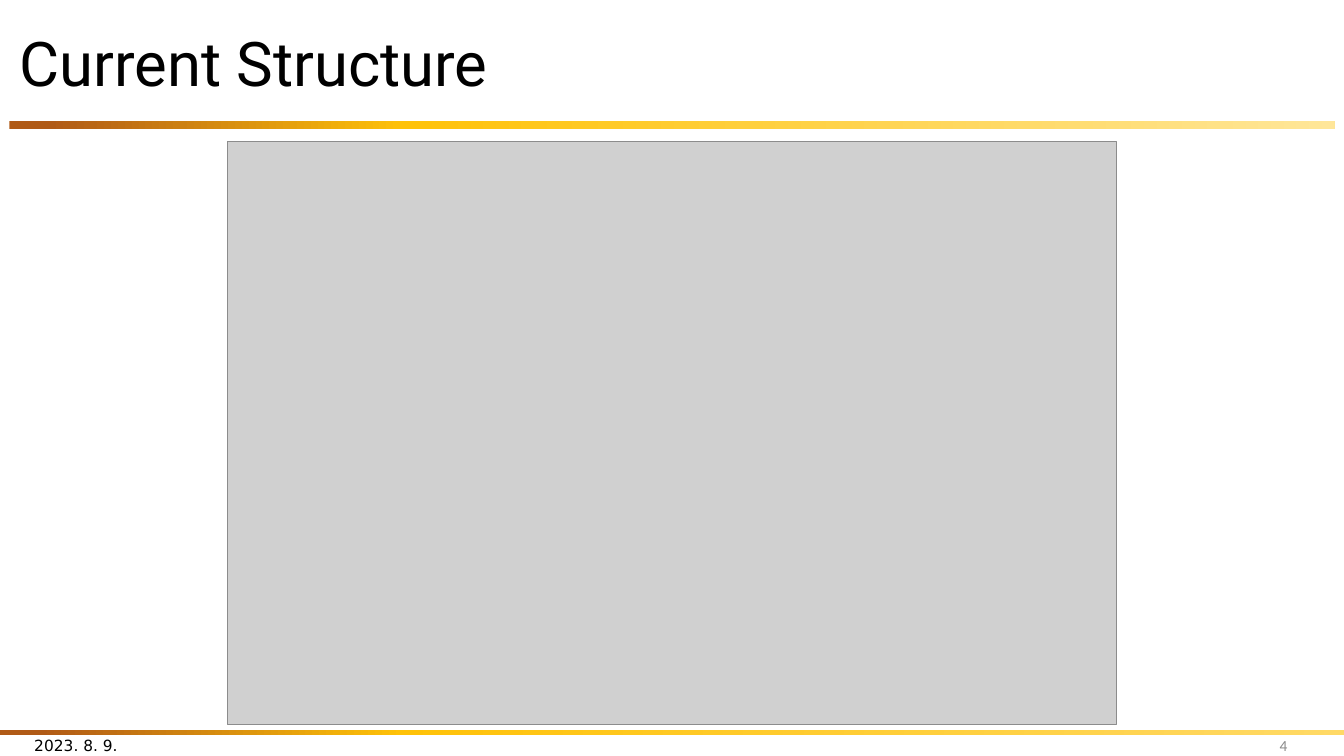
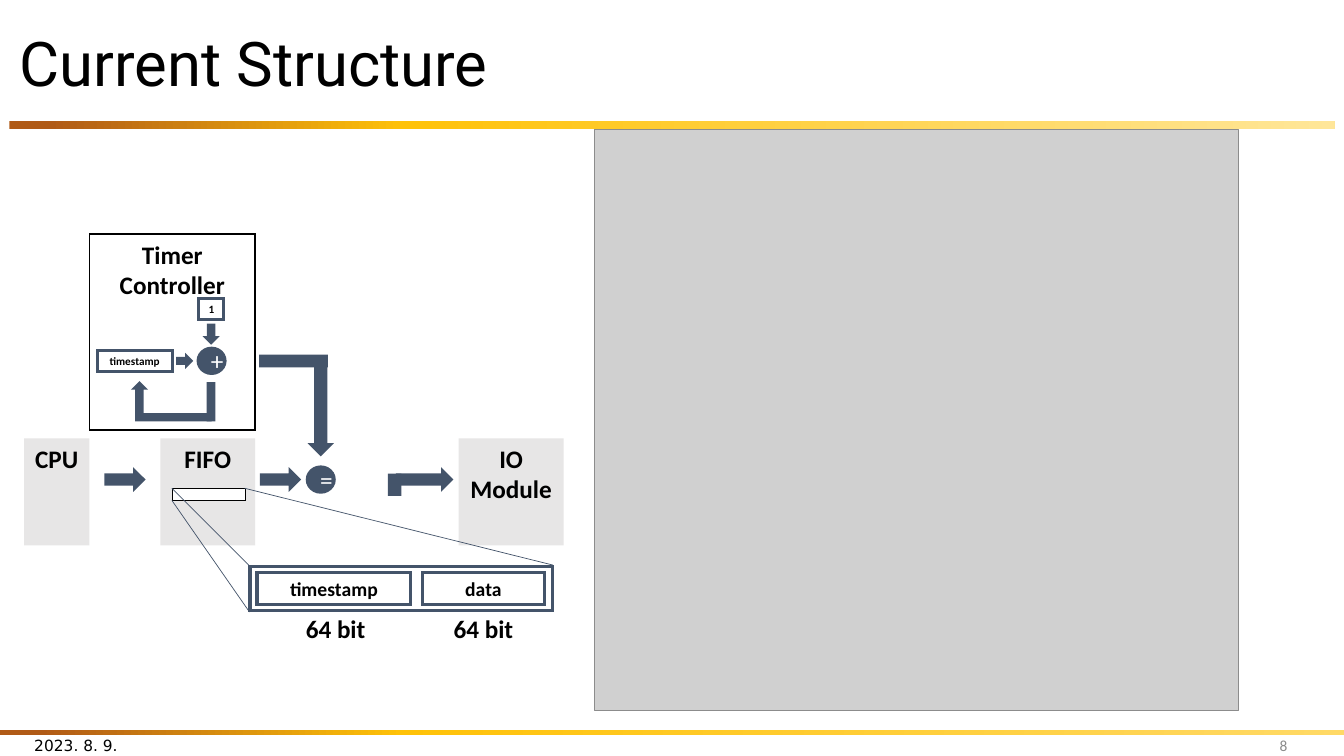
Before and after one commit to snu-quiqcl/Vivado_prj_manager, a slide deck: slide 8 of Document/PPT/LabSeminar/20240202/20240202_RFSoC_LabSeminar.pptx (slide 4 before the commit). Drawn at 1344x756 pixels with LibreOffice and Linux fonts; fonts in the diff are those of the drawing; grey boxes stand for pictures. Boxes give left, top, right and bottom in pixels: in the first picture for what was removed or moved away, otherwise in the second. Text is boxed around its words. In the diff, an @@ line names an element or a change of style, - is before the commit and + after.

```diff
--- a/Document/PPT/LabSeminar/20240202/20240202_RFSoC_LabSeminar.pptx
+++ b/Document/PPT/LabSeminar/20240202/20240202_RFSoC_LabSeminar.pptx
@@ picture: place and size @@
-picture at (228, 141, 1117, 725)
+picture at (595, 130, 1238, 712)
@@ rectangle added at (90, 234, 256, 430), outline #000000 1 pt, 18 pt, text #000000, bold @@
+Timer
+Controller
@@ rectangle added at (199, 298, 224, 320), outline #44546A 2.25 pt, 8 pt, text #000000, bold @@
+1
@@ right arrow added at (203, 324, 220, 345), fill #44546A @@
@@ rectangle added at (97, 351, 172, 372), outline #44546A 2.25 pt, 8 pt, text #000000, bold @@
+timestamp
@@ right arrow added at (176, 353, 194, 369), fill #44546A @@
@@ ellipse added at (197, 347, 227, 375), fill #44546A, 18 pt, text #FFFFFF @@
++
@@ rectangle added at (259, 355, 328, 368), fill #44546A @@
@@ right arrow added at (131, 381, 148, 416), fill #44546A @@
@@ rectangle added at (207, 382, 216, 421), fill #44546A @@
@@ right arrow added at (308, 362, 334, 456), fill #44546A @@
@@ rectangle added at (135, 413, 212, 421), fill #44546A @@
@@ rectangle added at (24, 439, 90, 545), fill #E7E6E6, 18 pt, text #000000, bold @@
+CPU
@@ rectangle added at (160, 439, 255, 545), fill #E7E6E6, 18 pt, text #000000, bold @@
+FIFO
@@ rectangle added at (459, 439, 564, 545), fill #E7E6E6, 18 pt, text #000000, bold @@
+IO Module
@@ right arrow added at (104, 468, 145, 493), fill #44546A @@
@@ right arrow added at (260, 468, 301, 493), fill #44546A @@
@@ ellipse added at (306, 466, 336, 494), fill #44546A, 18 pt, text #FFFFFF @@
+=
@@ rectangle added at (387, 474, 401, 496), fill #44546A @@
@@ right arrow added at (396, 468, 454, 493), fill #44546A @@
@@ rectangle added at (172, 489, 246, 501), fill #FFFFFF, outline #000000 1 pt @@
@@ line added from (172, 501) to (250, 612), #44546A 0.5 pt @@
@@ line added from (172, 488) to (249, 566), #44546A 0.5 pt @@
@@ line added from (245, 488) to (554, 566), #44546A 0.5 pt @@
@@ rectangle added at (250, 567, 554, 610), outline #44546A 2.25 pt @@
@@ rectangle added at (257, 573, 411, 605), outline #44546A 2.25 pt, 14 pt, text #000000, bold @@
+timestamp
@@ rectangle added at (422, 573, 544, 605), outline #44546A 2.25 pt, 14 pt, text #000000, bold @@
+data
@@ text added at (306, 620, 365, 638), 18 pt, text #000000, bold @@
+64 bit
@@ text added at (454, 620, 513, 638), 18 pt, text #000000, bold @@
+64 bit
@@ page number at (1280, 740, 1288, 751): text changed @@
-4
+8
```
Also in this commit, not shown: 1 other slide changed, 32 slides added, 35 other files.
